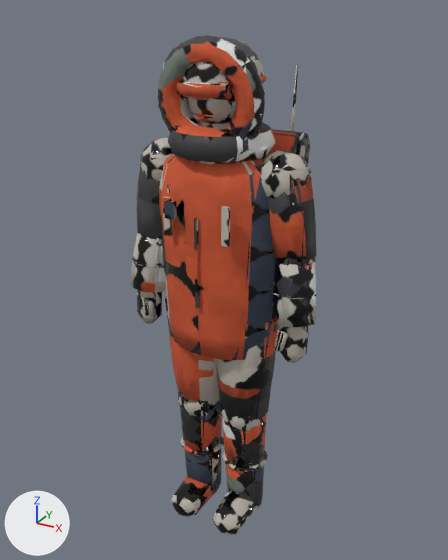
One commit to the glTF model antarktika/ios/Antarktika/Game/models/explorer.glb: the scene before it, then after it.
Camera for both pictures: a 50 mm camera at (1.007, -1.813, 1.966) aimed at (-0.033, 0.076, 1.021). Arrows for +X, +Y and +Z are at lower left; the lights stay in place. The first picture is the older version. Vertices at exactly the same position are counted once.

Before the edit, the objects in view are built like this:
```python
me_selin = bpy.data.meshes.new('Selin')
me_selin.from_pydata(...)  # 2097 vertices, 4020 faces; spans x -0.37..0.37, y -0.19..0.32, z 0.0..1.89
me_selin.materials.append(mat_gm_explorer)
me_selin_lod1 = bpy.data.meshes.new('Selin_LOD1')
me_selin_lod1.from_pydata(...)  # 847 vertices, 1523 faces; spans x -0.37..0.38, y -0.19..0.32, z 0.01..1.89
me_selin_lod1.materials.append(mat_gm_explorer)
ob_selin = bpy.data.objects.new('Selin', me_selin)
ob_selin.location = (0.0, 0.0, 0.0)
ob_selin_lod1 = bpy.data.objects.new('Selin_LOD1', me_selin_lod1)
ob_selin_lod1.location = (0.0, 0.0, 0.0)
```
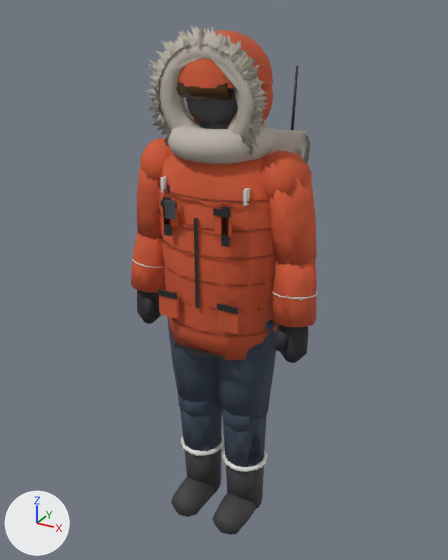
What differs and where, as boxes (x1, y1, x2, y2) in the pictures (448 x 560 px):
'Selin', reshaped: before (131, 36, 317, 535); after (131, 25, 317, 535)
'Selin_LOD1', reshaped: before (132, 35, 317, 534); after (132, 30, 317, 534)
part 1 of me_selin, added (brown): after (218, 310, 240, 334)
part 2 of me_selin, added: after (217, 303, 239, 314)
part 3 of me_selin, added: after (215, 215, 232, 236)
part 4 of me_selin, added: after (213, 208, 231, 218)
part 5 of me_selin, added: after (159, 295, 180, 319)
part 6 of me_selin, added: after (158, 289, 178, 299)
part 7 of me_selin, added: after (162, 206, 179, 226)
part 8 of me_selin, added: after (174, 343, 226, 361)
part 9 of me_selin, added: after (161, 176, 167, 193)
part 10 of me_selin, added: after (243, 188, 251, 206)
part 11 of me_selin, built on: before (158, 36, 267, 141); after (145, 25, 277, 337)
part 12 of me_selin, surface changed: (131, 66, 317, 535) in both
part 13 of me_selin_lod1, reshaped: before (134, 35, 316, 503); after (134, 30, 316, 503)
part 14 of me_selin_lod1, surface changed: before (132, 51, 317, 534); after (132, 88, 317, 534)

What the commit changed:
me_selin is used by ob_selin; location (0.0, 0.0, 0.0).
me_selin had 2097 vertices, 4020 faces and spanned x -0.37..0.37, y -0.19..0.32, z 0.0..1.89.
me_selin now has 3743 vertices, 5524 faces and spans x -0.37..0.37, y -0.19..0.32, z 0.0..1.92.
me_selin part 1: a new loose piece, a box spanning x 0.082..0.157, y -0.176..-0.16, z 0.957..1.043, in mat_gm_explorer.
me_selin part 2: a new loose piece, a box spanning x 0.081..0.159, y -0.18..-0.172, z 1.035..1.055, in mat_gm_explorer.
me_selin part 3: a new loose piece, a box spanning x 0.073..0.127, y -0.177..-0.163, z 1.303..1.368, in mat_gm_explorer.
me_selin part 4: a new loose piece, a box spanning x 0.071..0.129, y -0.1815..-0.1745, z 1.365..1.385, in mat_gm_explorer.
me_selin part 5: a new loose piece, a box spanning x -0.157..-0.082, y -0.176..-0.16, z 0.957..1.043, in mat_gm_explorer.
me_selin part 6: a new loose piece, a box spanning x -0.159..-0.081, y -0.18..-0.172, z 1.035..1.055, in mat_gm_explorer.
me_selin part 7: a new loose piece, a box spanning x -0.127..-0.073, y -0.177..-0.163, z 1.303..1.368, in mat_gm_explorer.
me_selin part 8: a new loose piece, a box spanning x -0.105..0.105, y -0.17..-0.16, z 0.834..0.846, in mat_gm_explorer.
me_selin part 9: a new loose piece, a box spanning x -0.161..-0.149, y -0.13..-0.07, z 1.395..1.445, in mat_gm_explorer.
me_selin part 10: a new loose piece, a box spanning x 0.149..0.161, y -0.13..-0.07, z 1.395..1.445, in mat_gm_explorer.
me_selin part 11: 12 vertices moved from x -0.13..0.13, y -0.14..0.0, z 1.51..1.87 to x -0.13..0.13, y -0.14..0.0, z 1.53..1.88; 206 vertices removed from x -0.18..0.18, y -0.14..0.15, z 1.53..1.89; 1764 vertices added at x -0.24..0.24, y -0.17..0.19, z 0.92..1.92.
me_selin part 12: 3491 kept faces spanning x -0.37..0.37, y -0.19..0.32, z 0.0..1.85 get new texture (UV) coordinates.
Other edits to the shape of me_selin do not show in these pictures.
me_selin_lod1 is used by ob_selin_lod1; location (0.0, 0.0, 0.0).
me_selin_lod1 had 847 vertices, 1523 faces and spanned x -0.37..0.38, y -0.19..0.32, z 0.01..1.89.
me_selin_lod1 now has 1377 vertices, 2093 faces and spans x -0.37..0.37, y -0.19..0.32, z 0.01..1.92.
me_selin_lod1 part 13: 31 vertices moved from x -0.3..0.32, y -0.17..0.3, z 0.28..1.85 to x -0.3..0.32, y -0.17..0.3, z 0.28..1.84; 170 vertices removed from x -0.36..0.38, y -0.14..0.32, z 0.01..1.89; 692 vertices added at x -0.37..0.37, y -0.18..0.32, z 0.01..1.92.
me_selin_lod1 part 14: 896 kept faces spanning x -0.37..0.36, y -0.19..0.32, z 0.01..1.84 get new texture (UV) coordinates.
Other edits to the shape of me_selin_lod1 do not show in these pictures.
